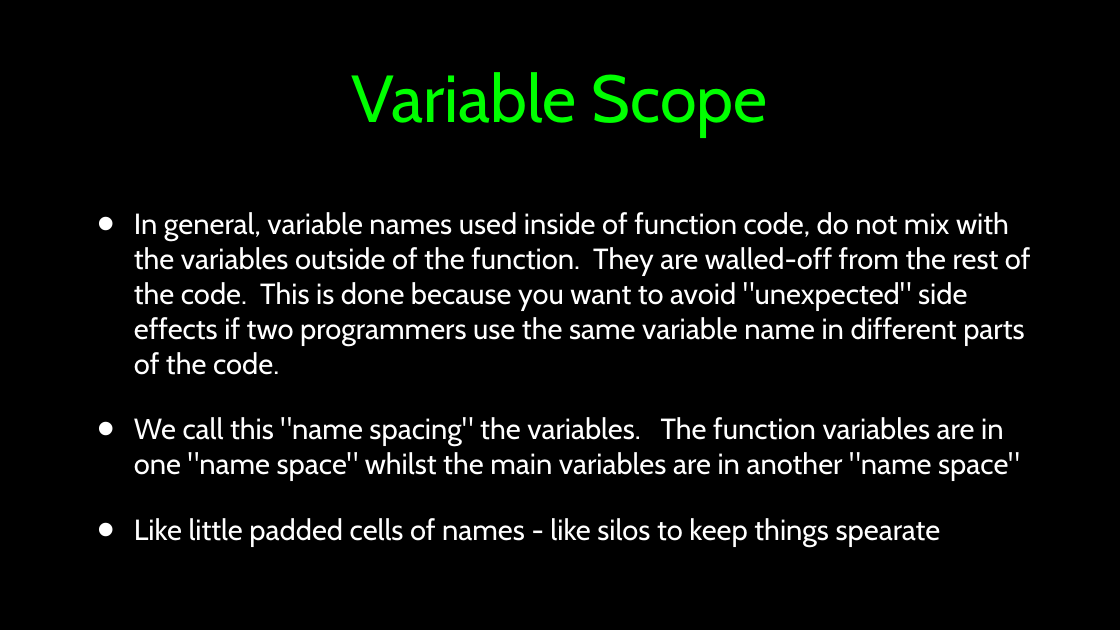
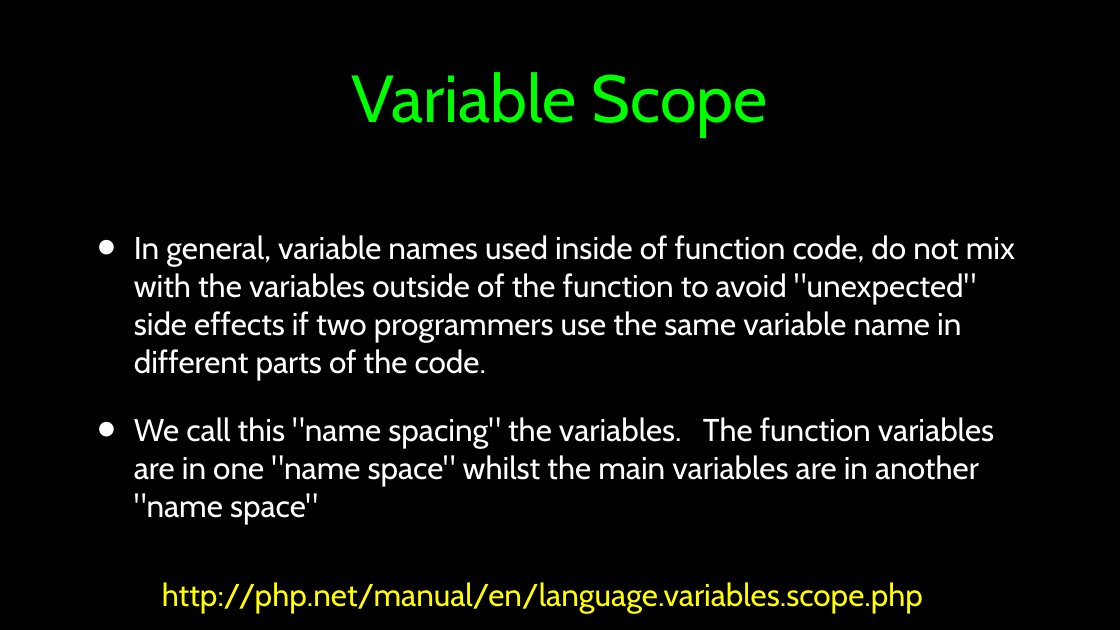
Before and after one commit to csev/wa4e, a slide deck: slide 16 of lectures/PHP-05-Functions.ppt (slide 15 before the commit). Drawn at 1120x630 pixels with LibreOffice and Linux fonts; fonts in the diff are those of the drawing. Boxes give left, top, right and bottom in pixels: in the first picture for what was removed or moved away, otherwise in the second. Text is boxed around its words. In the diff, an @@ line names an element or a change of style, - is before the commit and + after.

```diff
--- a/lectures/PHP-05-Functions.ppt
+++ b/lectures/PHP-05-Functions.ppt
@@ text at [134, 235, 1015, 380]: text changed; size 33.3 to 36 pt @@
-• In general, variable names used inside of function code, do not mix with the variables outside of the function. They are walled-off from the rest of the code. This is done because you want to avoid "unexpected" side effects if two programmers use the same variable name in different parts of the code.
+• In general, variable names used inside of function code, do not mix with the variables outside of the function to avoid "unexpected" side effects if two programmers use the same variable name in different parts of the code.
@@ text at [134, 417, 994, 524]: size 33.3 to 36 pt in "We call this "name spacing" the variables. ..." @@
@@ text at [134, 518, 941, 546]: paragraph removed @@
-• Like little padded cells of names - like silos to keep things spearate
@@ text added at [162, 582, 923, 614], 36 pt, text #FFFF00 @@
+http://php.net/manual/en/language.variables.scope.php
```
Also in this commit, not shown: 1 other slide changed, 2 slides added, 1 slide removed, 1 other file.
